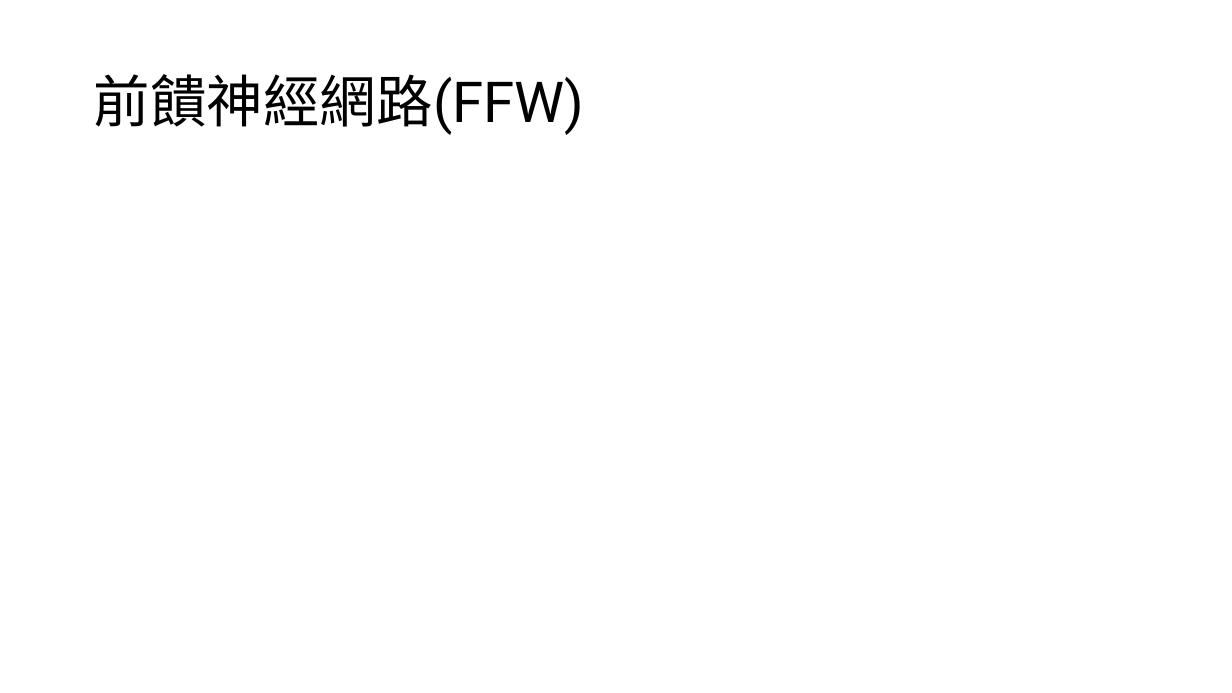
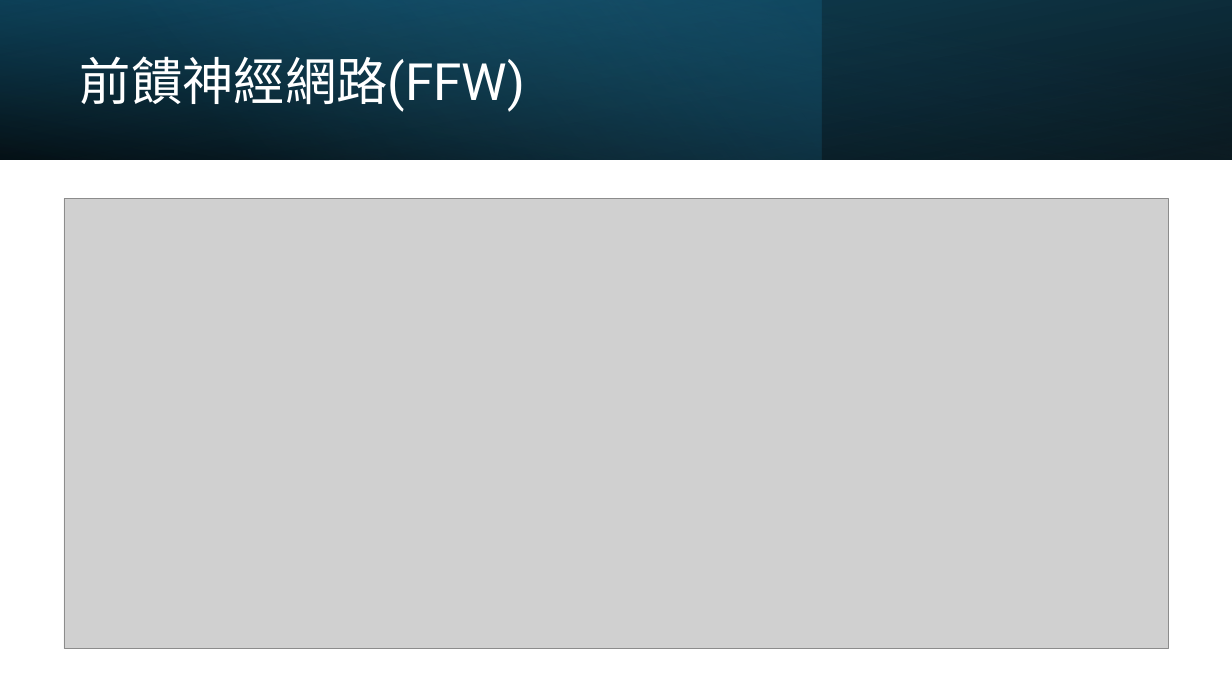
Before and after one commit to maxjiang323/GDG_NTPU_LLM_Lecture, a slide deck: slide 12 of Day3/Day3.pptx (slide 7 before the commit). Drawn at 1232x693 pixels with LibreOffice and Linux fonts; fonts in the diff are those of the drawing; grey boxes stand for pictures. Boxes give left, top, right and bottom in pixels: in the first picture for what was removed or moved away, otherwise in the second. Text is boxed around its words. In the diff, an @@ line names an element or a change of style, - is before the commit and + after.

```diff
--- a/Day3/Day3.pptx
+++ b/Day3/Day3.pptx
@@ rectangle added at (0, 0, 1232, 159), fill gradient #000000 to #104862 @@
@@ rectangle added at (0, 0, 822, 159), fill gradient #156082 to #46B1E1 @@
@@ rectangle added at (0, 0, 1232, 159), fill gradient #000000 to #156082 @@
@@ title "前饋神經網路(FFW)": place and size @@
-title "前饋神經網路(FFW)" at (94, 74, 584, 135)
+title "前饋神經網路(FFW)" at (80, 56, 525, 112)
@@ title "前饋神經網路(FFW)" at (80, 56, 525, 112): size 44 to 40 pt, text colour #000000 to #FFFFFF; font Noto Sans CJK SC to Roboto in "前饋神經網路(FFW)" @@
@@ picture added at (64, 199, 1168, 649) @@
```
Also in this commit, not shown: 4 other slides changed, 8 slides added, 1 slide removed, 2 other files.
